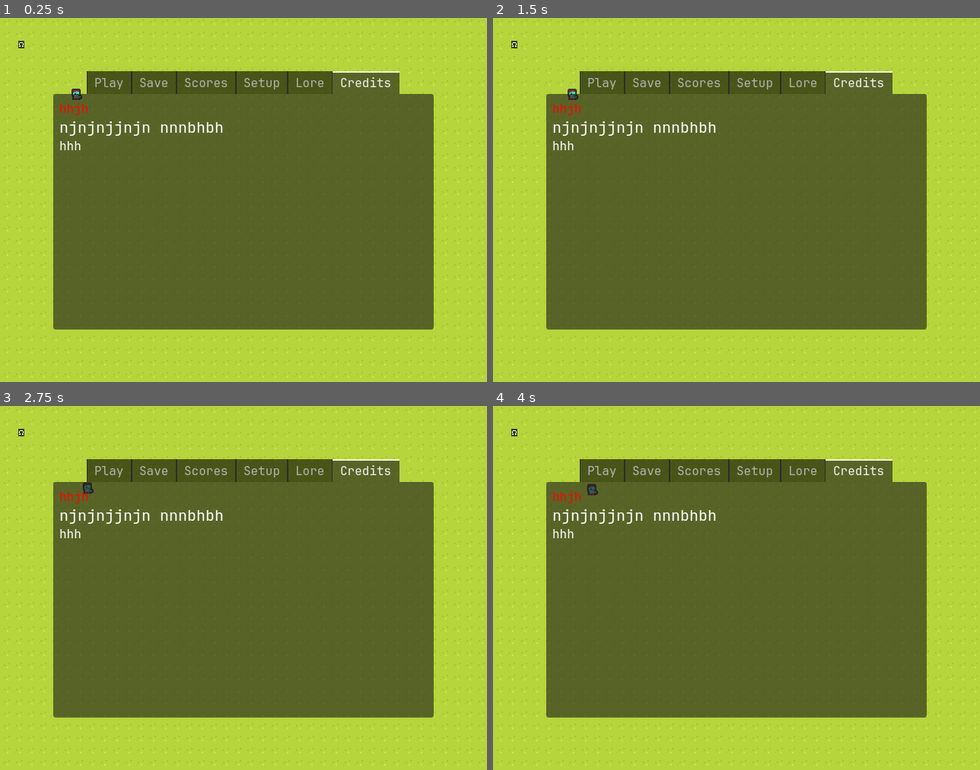
Above: before the commit, frames 1-4 (two rows, left to right).
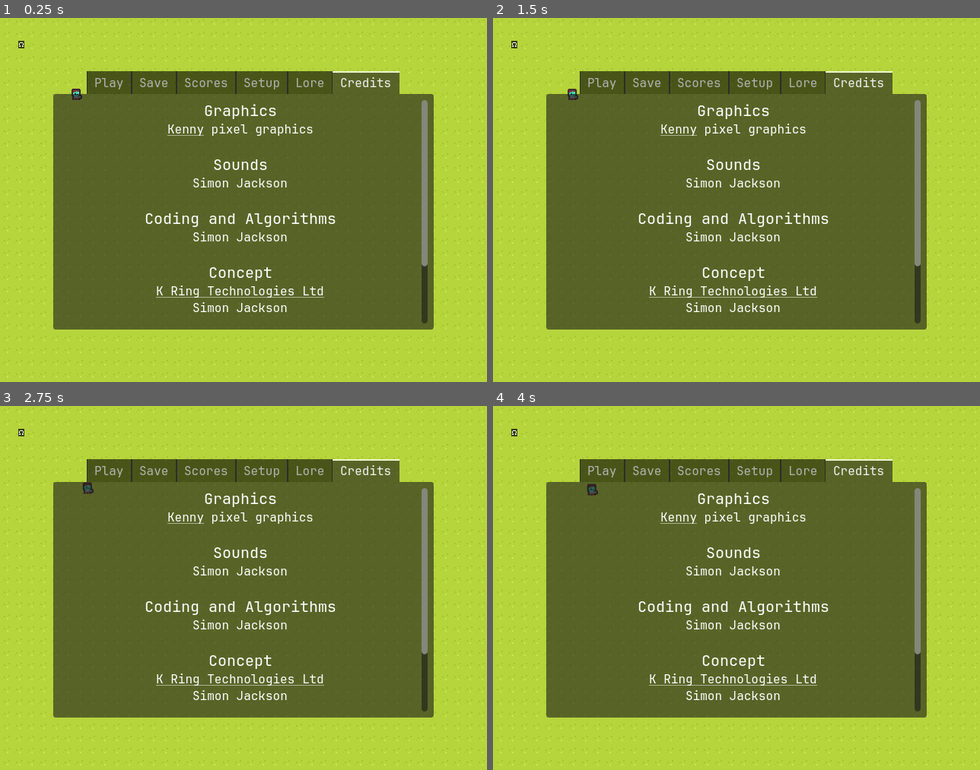
Above: after the commit, the same moments.

Repository: jackokring/here
Game: Godot game, scene res://Scenes/main.tscn
The game is run twice, just before and just after one commit, with the same random seed, the same clock (stepped at 60 frames per second) and the same inputs.
Inputs:
- Up to frame 1 (0.25 s): no input
- Up to frame 2 (1.5 s): tap Enter at 0.5 s; hold Right (ui_right) 0.53-1.28 s; tap Space at 1.25 s; hold Down (ui_down) from 1.28 s (still down)
- Up to frame 3 (2.75 s): release Down (ui_down) at 2.03 s; hold Right (ui_right) from 2.03 s (still down)
- Up to frame 4 (4 s): tap Enter at 2.75 s; release Right (ui_right) at 2.78 s; hold Up (ui_up) 2.78-3.53 s; tap Space at 3.5 s; hold Left (ui_left) from 3.53 s (still down)

The runs differ from the first frame. In frame 1, 3.4% of the frame differs, in the area x 12-88%, y 22-84%; in frame 2, 3.4%; in frame 3, 3.4%; in frame 4, 3.4%.

Commit message:
URL handler and credits. Generic SNES type gamepad tested.

Diff:
--- a/Scenes/main.tscn
+++ b/Scenes/main.tscn
@@ -329,7 +329,6 @@
 layout_mode = 2
 bbcode_enabled = true
 text = "cool"
-fit_content = true
 
 [node name="Credits" type="MarginContainer" parent="GUI"]
 layout_mode = 2
@@ -342,11 +341,24 @@
 [node name="RichTextLabel" type="RichTextLabel" parent="GUI/Credits"]
 layout_mode = 2
 bbcode_enabled = true
-text = "[color=red]hhjh[/color]
-[font_size=20]njnjnjjnjn nnnbhbh[/font_size]
-hhh
-"
-fit_content = true
+text = "[center][font_size=20]Graphics[/font_size]
+[url=kenny.nl]Kenny[/url] pixel graphics
+
+[font_size=20]Sounds[/font_size]
+Simon Jackson
+
+[font_size=20]Coding and Algorithms[/font_size]
+Simon Jackson
+
+[font_size=20]Concept[/font_size]
+[url=kring.co.uk]K Ring Technologies Ltd[/url]
+Simon Jackson
+
+[font_size=20]Tooling[/font_size]
+[url=godotengine.org]Godot[/url] game engine
+[url=gimp.org]GIMP[/url] image editor
+
+[/center]"
 
 [node name="Sky" type="TileMapLayer" parent="."]
 z_index = 3
@@ -393,4 +405,6 @@
 tile_set = SubResource("TileSet_h565u")
 script = ExtResource("6_yw450")
 
+[connection signal="meta_clicked" from="GUI/Lore/RichTextLabel" to="GUI" method="meta_clicked"]
+[connection signal="meta_clicked" from="GUI/Credits/RichTextLabel" to="GUI" method="meta_clicked"]
 [connection signal="body_entered" from="Player" to="Player" method="body_entered"]
--- a/Scripts/gui.gd
+++ b/Scripts/gui.gd
@@ -9,3 +9,7 @@
 # Called every frame. 'delta' is the elapsed time since the previous frame.
 func _process(delta: float) -> void:
 	pass
+
+# open browser
+func meta_clicked(meta: Variant) -> void:
+	OS.shell_open(str(meta))
